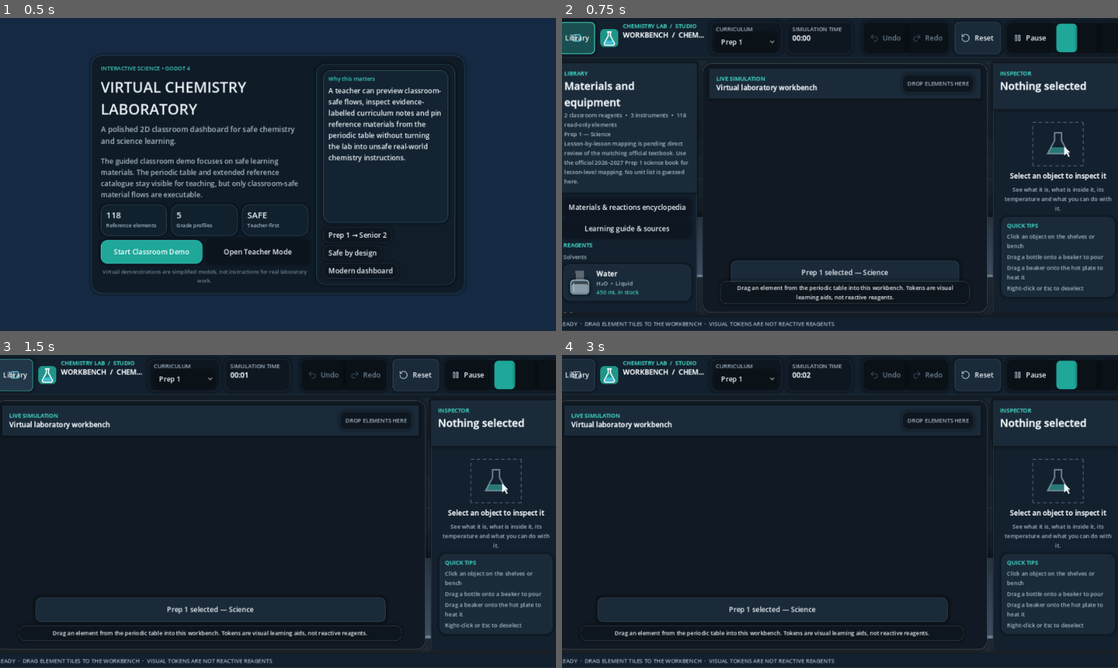
Above: before the commit, frames 1-4 (two rows, left to right).
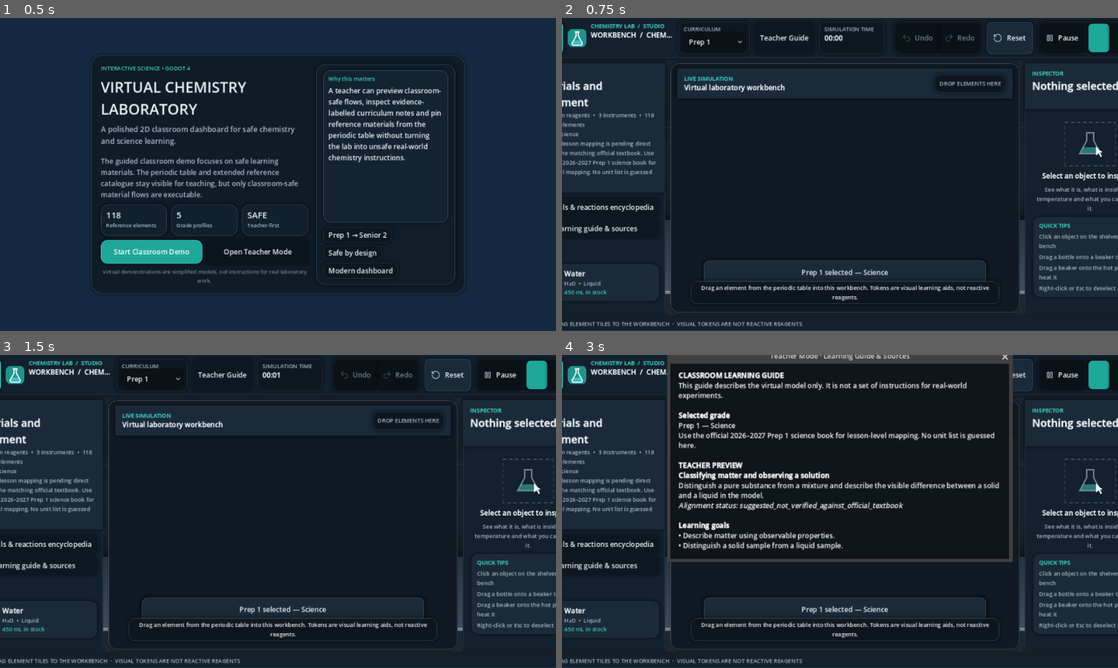
Above: after the commit, the same moments.

Repository: KareemMohammadeen/chemistry-lab-2d
Game: Godot game, scene res://scenes/main.tscn
The game is run twice, just before and just after one commit, with the same random seed, the same clock (stepped at 60 frames per second) and the same inputs.
Inputs (mouse positions are in pixels of both pictures, inside the frame that each line leads up to):
- Up to frame 1 (0.5 s): no input
- Up to frame 2 (0.75 s): click "Start Classroom Demo" at 0.5 s
- Up to frame 3 (1.5 s): click (16, 373) at 1.25 s, where only the run before the commit has a clickable "Library"
- Up to frame 4 (3 s): click "Prep 1" at 2 s; click (784, 373) at 2.75 s, where only the run after the commit has a clickable "Teacher Guide"

Frame 1 is identical in both runs. In frame 2, 12% of the frame differs, in the area x 0-100%, y 1-99%; in frame 3, 13%; in frame 4, 24%, in the area x 0-100%, y 0-99%.

Commit message:
Restore teacher guide control in studio header

Diff:
--- a/scripts/ui/lab_interface.gd
+++ b/scripts/ui/lab_interface.gd
@@ -88,6 +88,7 @@
 	for button in [undo_button, redo_button, reset_button, pause_button, library_toggle]:
 		(button as Button).focus_mode = Control.FOCUS_NONE
 	grade_selector.focus_mode = Control.FOCUS_NONE
+	_add_teacher_guide_button()
 	if stage_slot is LabDropZone:
 		(stage_slot as LabDropZone).element_dropped.connect(_on_periodic_element_dropped)
 	_apply_responsive_layout()
